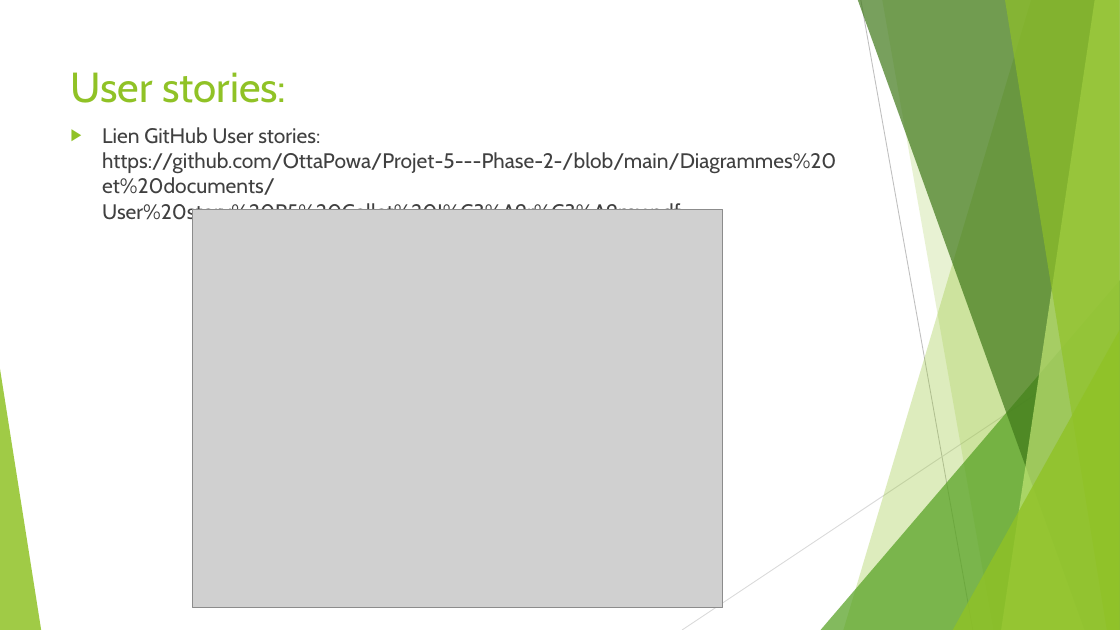
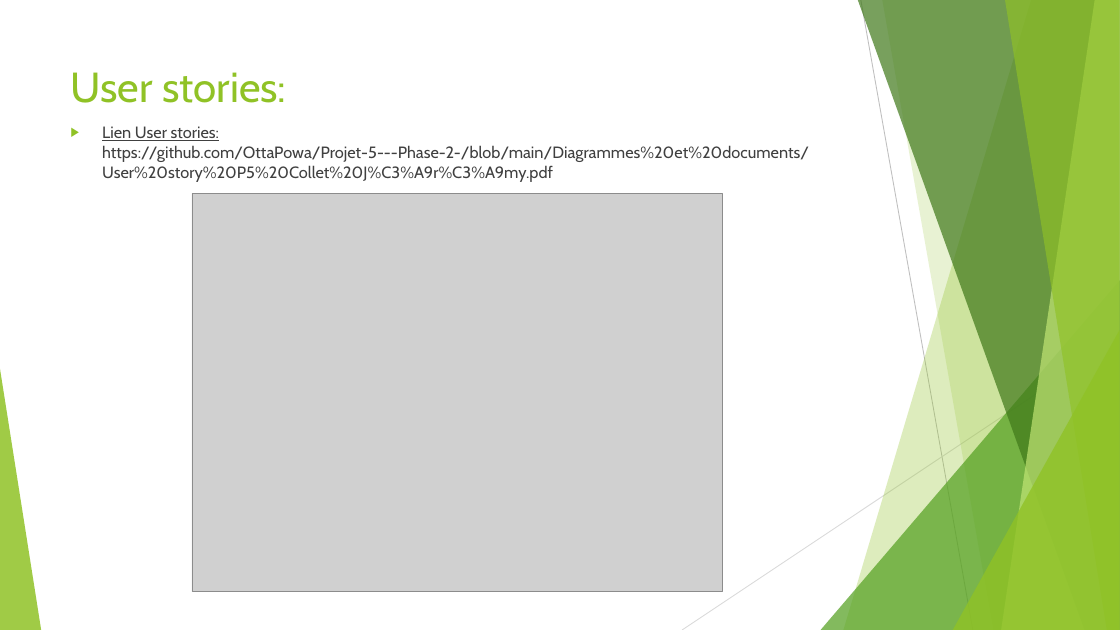
Before and after one commit to OttaPowa/Projet-5---Phase-2-, a slide deck: slide 6 of Diagrammes et documents/Support de présentation P5 Collet Jérémy.pptx. Drawn at 1120x630 pixels with LibreOffice and Linux fonts; fonts in the diff are those of the drawing; grey boxes stand for pictures. Boxes give left, top, right and bottom in pixels: in the first picture for what was removed or moved away, otherwise in the second. Text is boxed around its words. In the diff, an @@ line names an element or a change of style, - is before the commit and + after.

```diff
--- a/Diagrammes et documents/Support de présentation P5 Collet Jérémy.pptx
+++ b/Diagrammes et documents/Support de présentation P5 Collet Jérémy.pptx
@@ text at [102,126,809,182]: text changed; size 18 to 14 pt @@
-▶ Lien GitHub User stories: https://github.com/OttaPowa/Projet-5---Phase-2-/blob/main/Diagrammes%20et%20documents/User%20story%20P5%20Collet%20J%C3%A9r%C3%A9my.pdf
+▶ Lien User stories: https://github.com/OttaPowa/Projet-5---Phase-2-/blob/main/Diagrammes%20et%20documents/User%20story%20P5%20Collet%20J%C3%A9r%C3%A9my.pdf
@@ picture: place and size @@
-picture at [192,209,723,607]
+picture at [192,193,723,592]
```
Also in this commit, not shown: 5 other slides changed, 1 other file.
